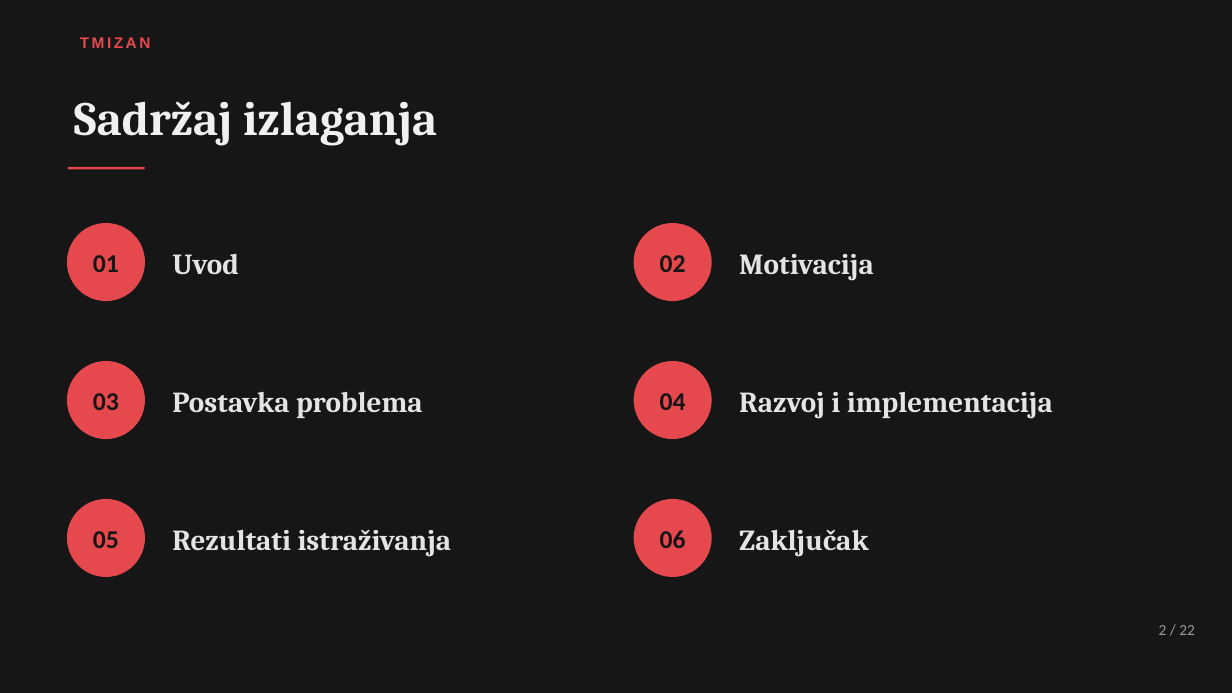
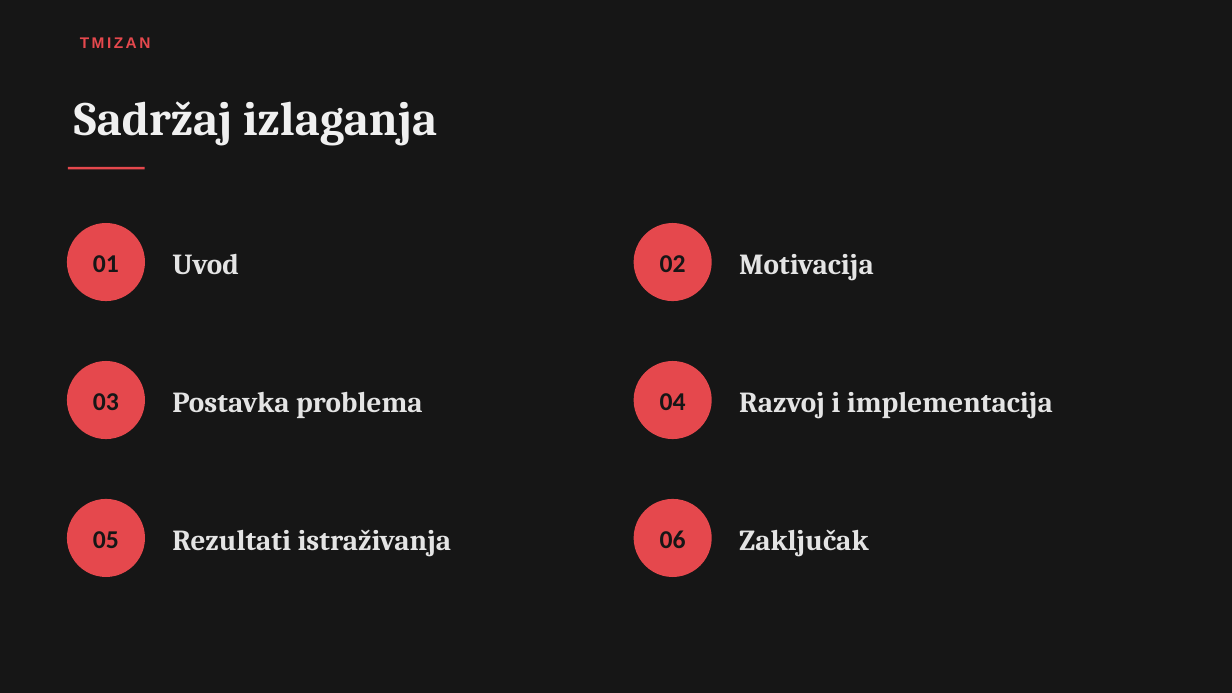
Before and after one commit to Amira-Mehic/Tmizan, a slide deck: slide 2 of Diplomski_Rad_Prezentacija_Amira_Mehić .pptx. Drawn at 1232x693 pixels with LibreOffice and Linux fonts; fonts in the diff are those of the drawing. Boxes give left, top, right and bottom in pixels: in the first picture for what was removed or moved away, otherwise in the second. Text is boxed around its words. In the diff, an @@ line names an element or a change of style, - is before the commit and + after.

```diff
--- a/Diplomski_Rad_Prezentacija_Amira_Mehić .pptx
+++ b/Diplomski_Rad_Prezentacija_Amira_Mehić .pptx
@@ text removed at [1159,625,1195,635] @@
-2 / 22
```
Also in this commit, not shown: 4 other slides changed, 1 other file.
